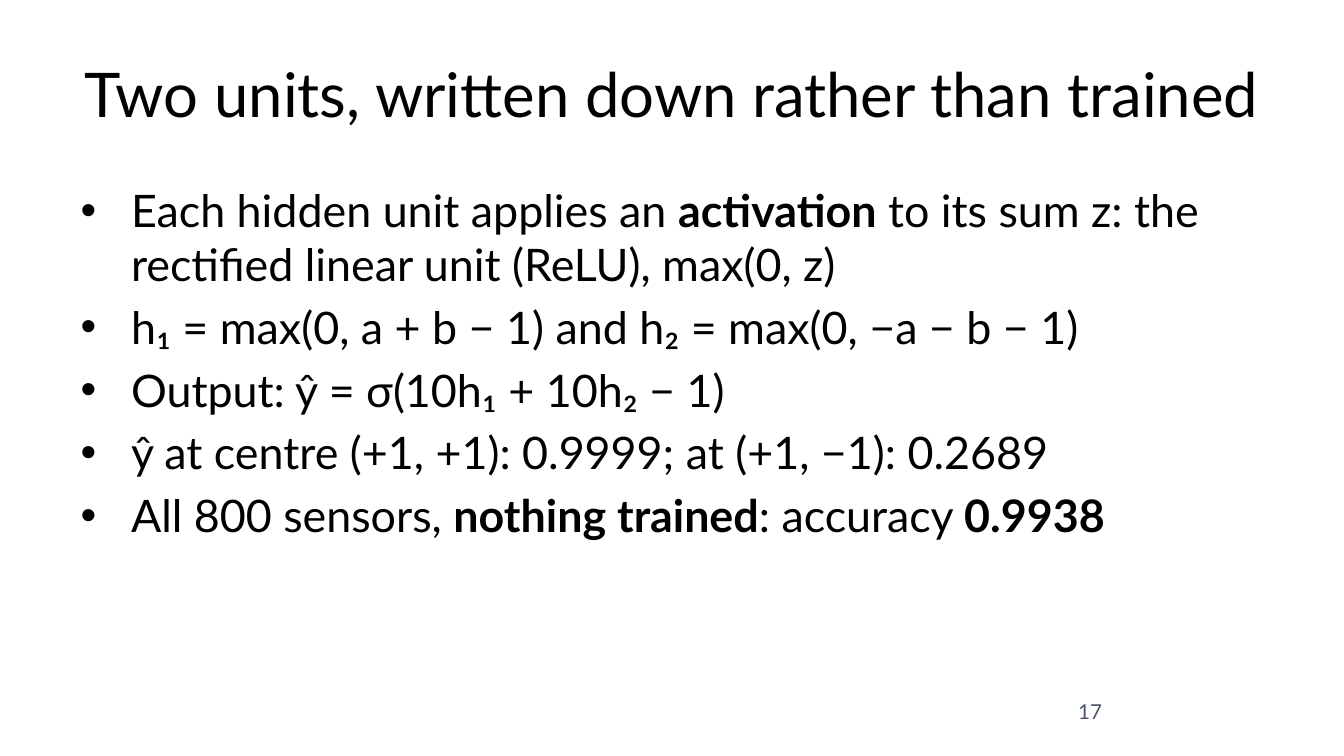
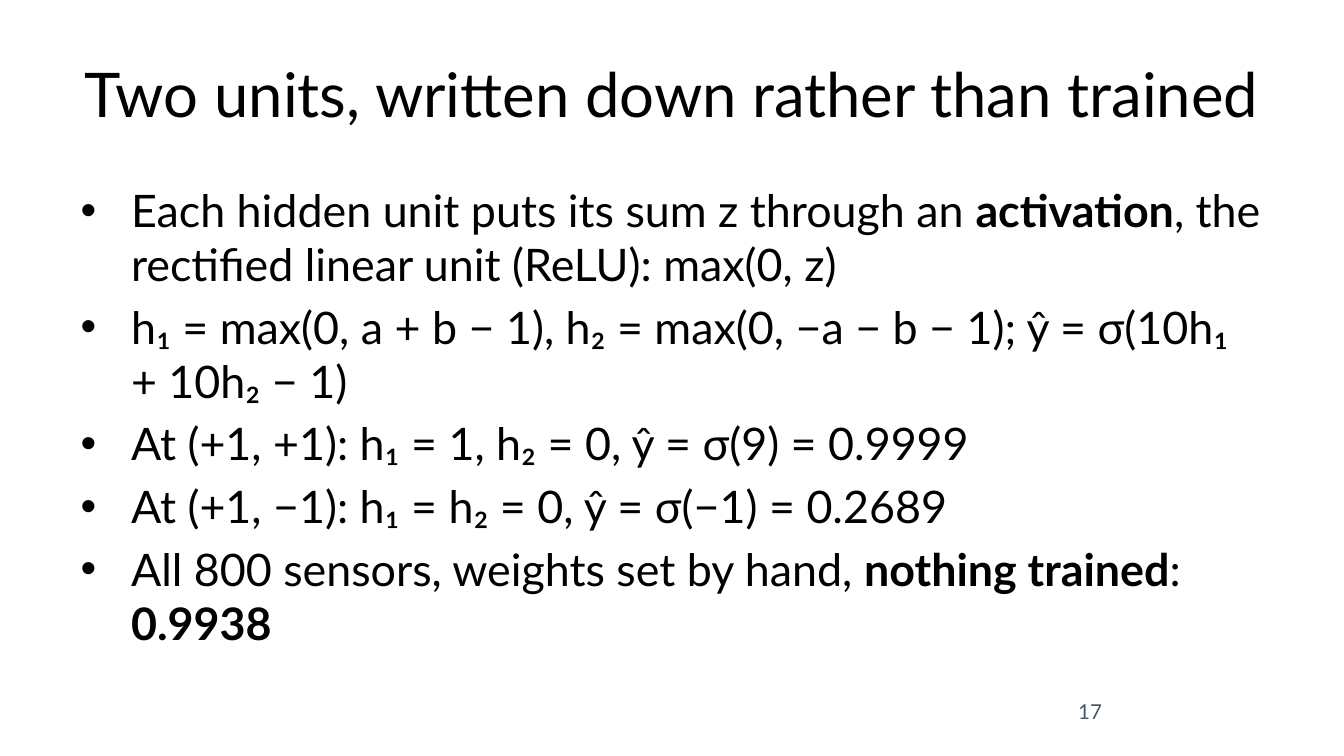
Before and after one commit to fabioantonini/technologies-for-artificial-intelligence, a slide deck: slide 17 of Lessons/09_neural_networks/Slides/neural_networks_slides.pptx. Drawn at 1344x756 pixels with LibreOffice and Linux fonts; fonts in the diff are those of the drawing; background and template pictures are left out. Boxes give left, top, right and bottom in pixels: in the first picture for what was removed or moved away, otherwise in the second. Text is boxed around its words. In the diff, an @@ line names an element or a change of style, - is before the commit and + after.

```diff
--- a/Lessons/09_neural_networks/Slides/neural_networks_slides.pptx
+++ b/Lessons/09_neural_networks/Slides/neural_networks_slides.pptx
@@ text at [131, 193, 1261, 641]: text changed @@
-• Each hidden unit applies an activation to its sum z: the rectified linear unit (ReLU), max(0, z)
-• h₁ = max(0, a + b − 1) and h₂ = max(0, −a − b − 1)
-• Output: ŷ = σ(10h₁ + 10h₂ − 1)
-• ŷ at centre (+1, +1): 0.9999; at (+1, −1): 0.2689
-• All 800 sensors, nothing trained: accuracy 0.9938
+• Each hidden unit puts its sum z through an activation, the rectified linear unit (ReLU): max(0, z)
+• h₁ = max(0, a + b − 1), h₂ = max(0, −a − b − 1); ŷ = σ(10h₁ + 10h₂ − 1)
+• At (+1, +1): h₁ = 1, h₂ = 0, ŷ = σ(9) = 0.9999
+• At (+1, −1): h₁ = h₂ = 0, ŷ = σ(−1) = 0.2689
+• All 800 sensors, weights set by hand, nothing trained: 0.9938
```
Also in this commit, not shown: 31 other slides changed, 1 slide added, 1 slide removed, 18 other files.
